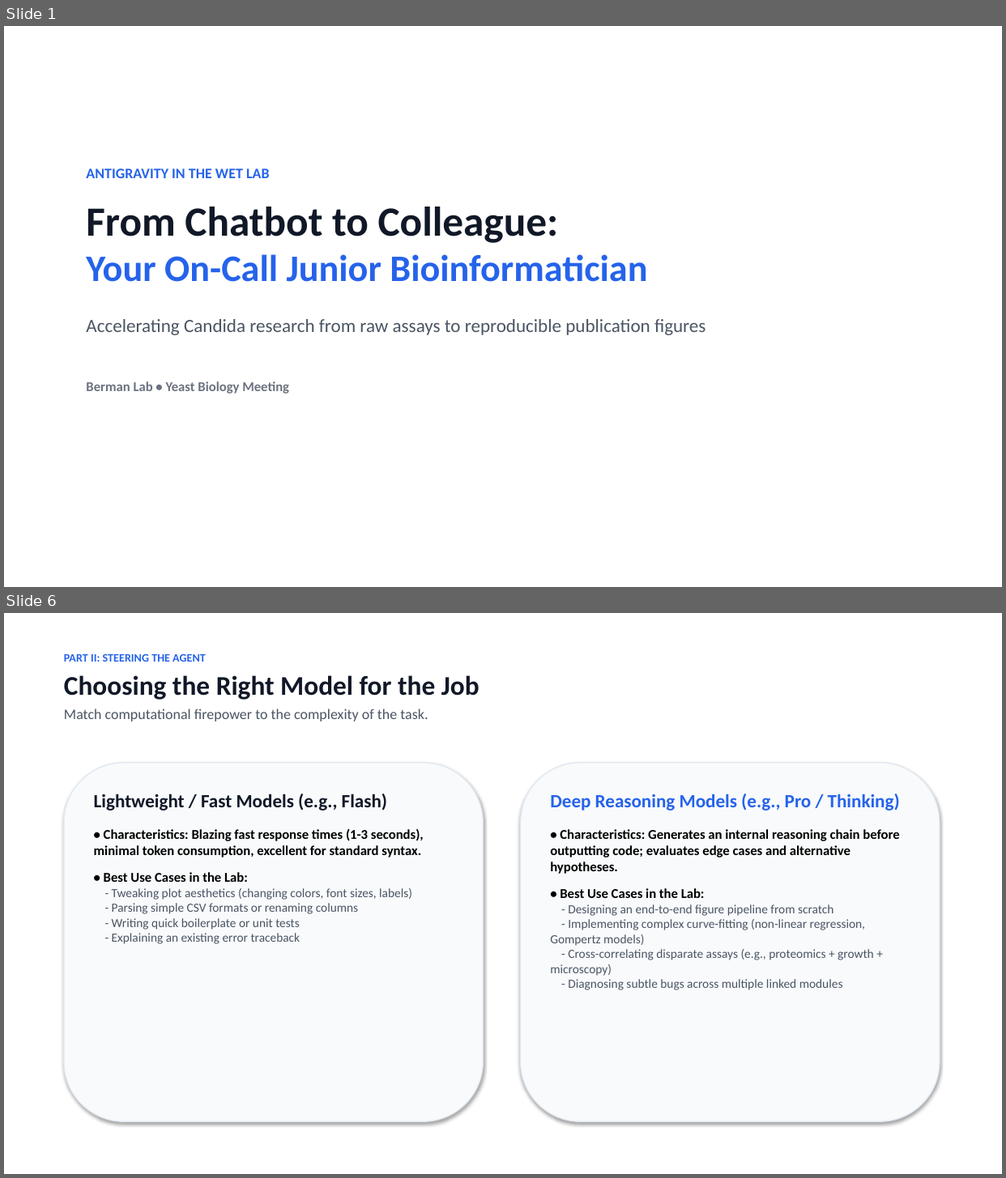
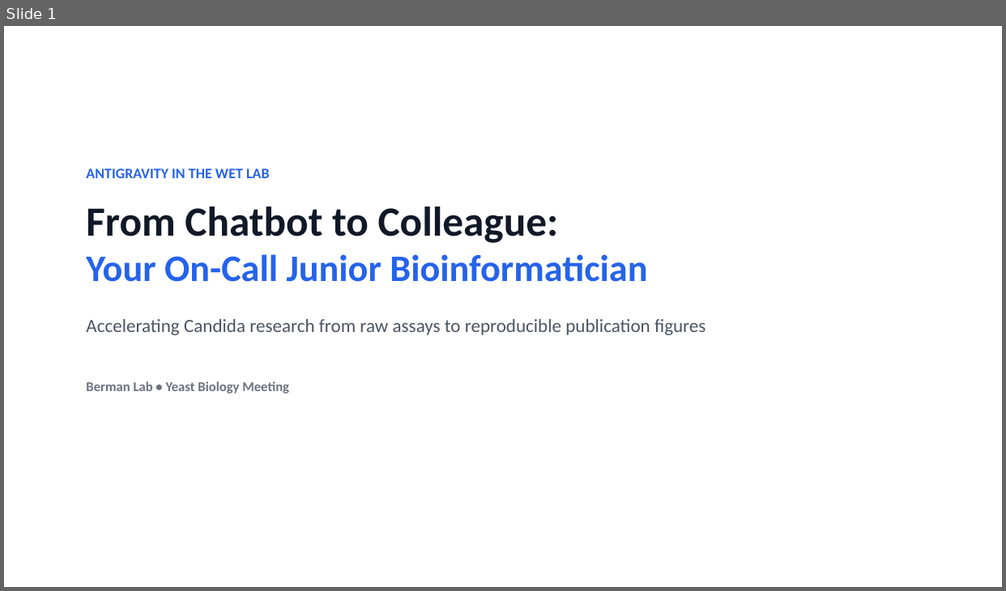
Before and after one commit to berman-lab/antigravity-intoduction-presentation, a slide deck: antigravity_lab_presentation.pptx. Shown one above the other, each under a label of ours: slides 1 and 6 before the commit, slide 1 after it; the slides between them are not shown. The pictures are 1006x1178 and 1006x591 pixels, drawn with LibreOffice and Linux fonts; fonts in the diff are those of the drawing. Boxes give left, top, right and bottom in pixels: in the first picture for what was removed or moved away, otherwise in the second. Text is boxed around its words. In the diff, an @@ line names an element or a change of style, - is before the commit and + after.

```diff
--- a/antigravity_lab_presentation.pptx
+++ b/antigravity_lab_presentation.pptx
@@ slide 6 removed at box(4, 613, 1002, 1174), background #FFFFFF @@
@@ text removed at box(64, 653, 479, 722) @@
-PART II: STEERING THE AGENT
-Choosing the Right Model for the Job
-Match computational firepower to the complexity of the task.
@@ rounded rectangle removed at box(64, 763, 484, 1122) @@
@@ rounded rectangle removed at box(521, 763, 940, 1122) @@
@@ text removed at box(94, 794, 424, 944) @@
-Lightweight / Fast Models (e.g., Flash)
-• Characteristics: Blazing fast response times (1-3 seconds), minimal token consumption, excellent for standard syntax.
-• Best Use Cases in the Lab:
-- Tweaking plot aesthetics (changing colors, font sizes, labels)
-- Parsing simple CSV formats or renaming columns
-- Writing quick boilerplate or unit tests
-- Explaining an existing error traceback
@@ text removed at box(550, 794, 900, 990) @@
-Deep Reasoning Models (e.g., Pro / Thinking)
-• Characteristics: Generates an internal reasoning chain before outputting code; evaluates edge cases and alternative hypotheses.
-• Best Use Cases in the Lab:
-- Designing an end-to-end figure pipeline from scratch
-- Implementing complex curve-fitting (non-linear regression, Gompertz models)
-- Cross-correlating disparate assays (e.g., proteomics + growth + microscopy)
-- Diagnosing subtle bugs across multiple linked modules
```
Also in this commit, not shown: 10 slides changed, 7 slides added, 5 other slides removed, 4 other files.
